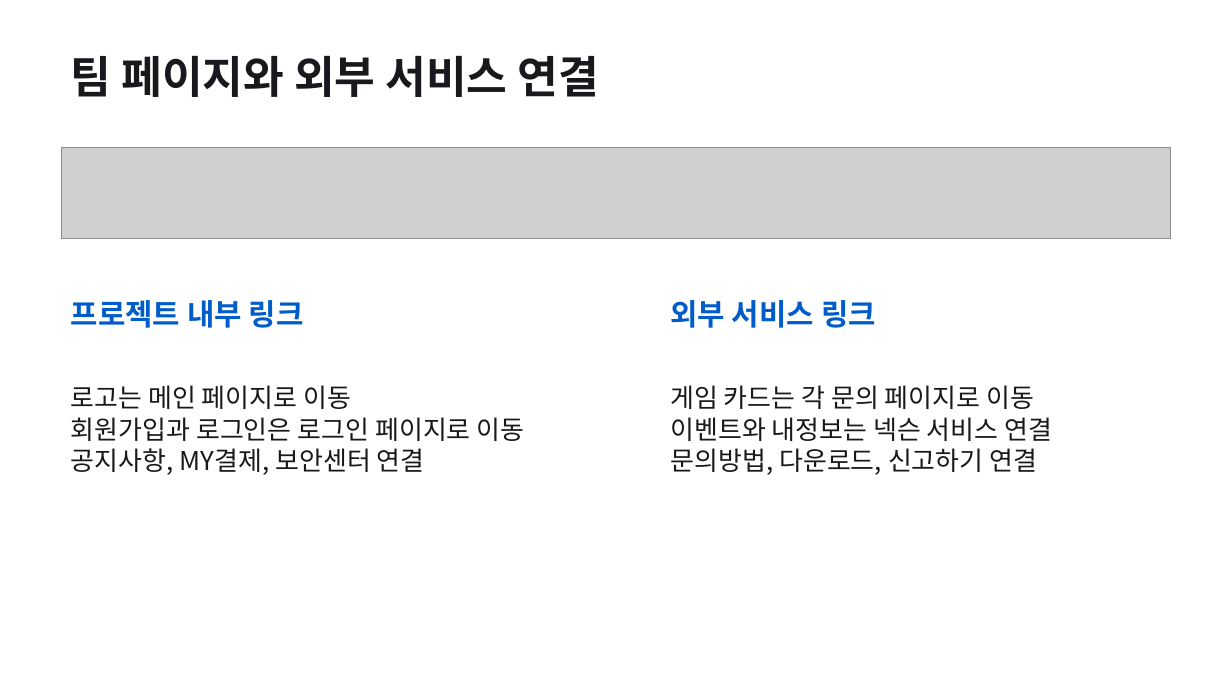
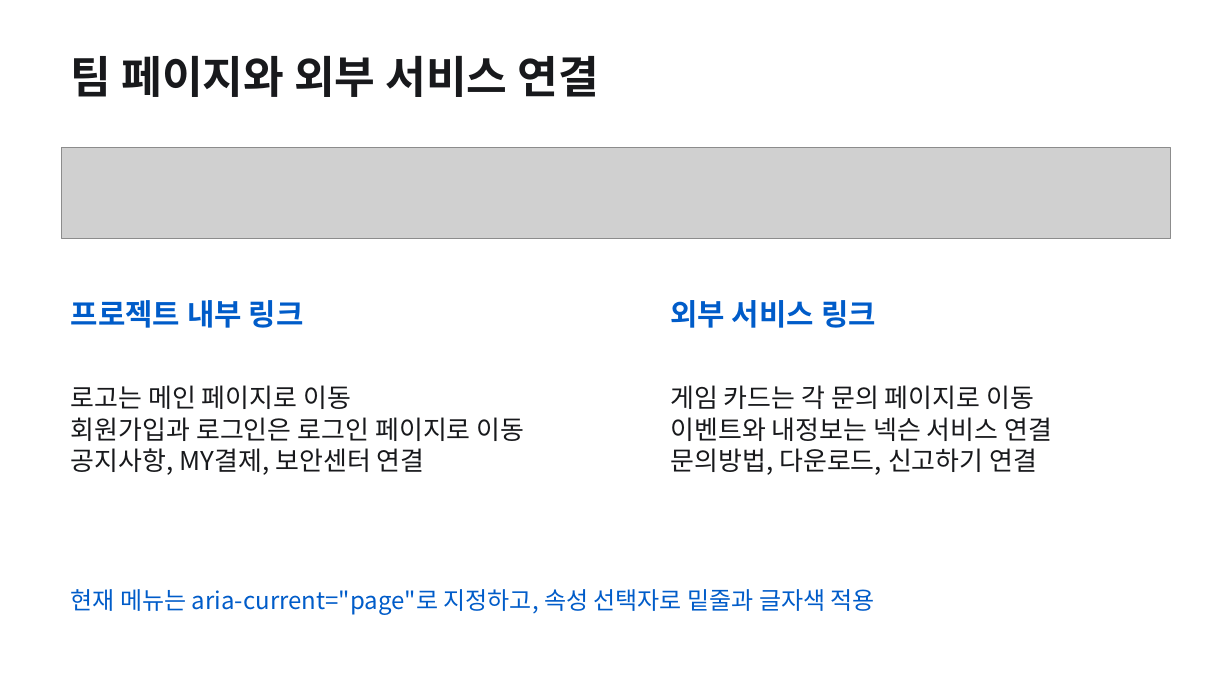
Before and after one commit to Cocode96/AX-web-clone, a slide deck: slide 9 of docs/presentation/customer-service.pptx (slide 7 before the commit). Drawn at 1232x693 pixels with LibreOffice and Linux fonts; fonts in the diff are those of the drawing; grey boxes stand for pictures. Boxes give left, top, right and bottom in pixels: in the first picture for what was removed or moved away, otherwise in the second. Text is boxed around its words. In the diff, an @@ line names an element or a change of style, - is before the commit and + after.

```diff
--- a/docs/presentation/customer-service.pptx
+++ b/docs/presentation/customer-service.pptx
@@ text added at (x1=71, y1=589, x2=875, y2=615), 18.8 pt, text #005CC9 @@
+현재 메뉴는 aria-current="page"로 지정하고, 속성 선택자로 밑줄과 글자색 적용
```
Also in this commit, not shown: 4 other slides changed, 2 slides added.
